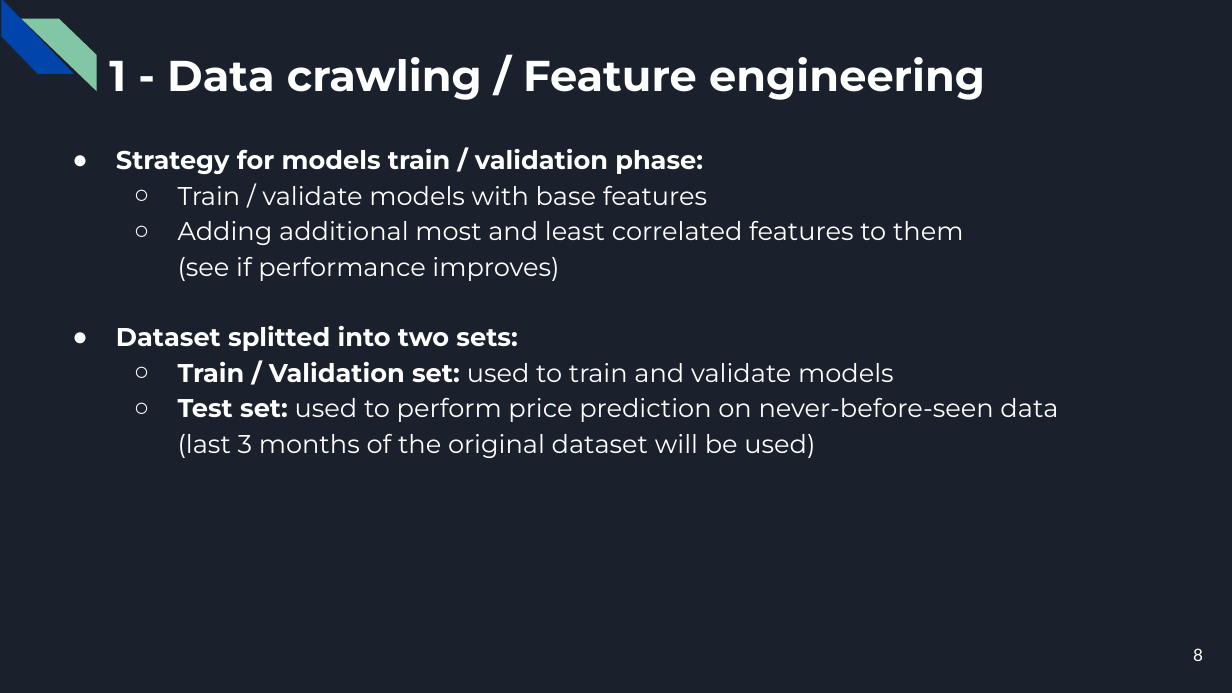
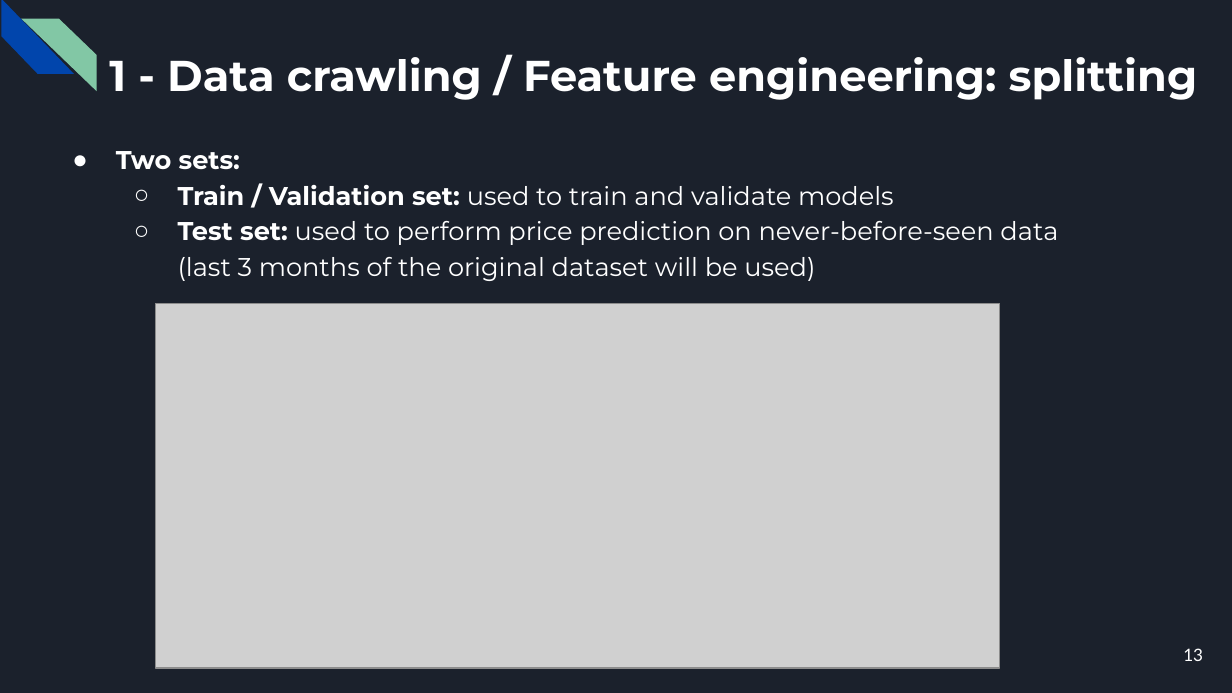
Before and after one commit to CorsiDanilo/bitcoin-price-prediction-with-pyspark, a slide deck: slide 13 of presentation/presentation.pptx (slide 8 before the commit). Drawn at 1232x693 pixels with LibreOffice and Linux fonts; fonts in the diff are those of the drawing; grey boxes stand for pictures. Boxes give left, top, right and bottom in pixels: in the first picture for what was removed or moved away, otherwise in the second. Text is boxed around its words. In the diff, an @@ line names an element or a change of style, - is before the commit and + after.

```diff
--- a/presentation/presentation.pptx
+++ b/presentation/presentation.pptx
@@ title at bbox=[109, 57, 1198, 100]: text changed @@
-1 - Data crawling / Feature engineering
+1 - Data crawling / Feature engineering: splitting
@@ text at bbox=[116, 151, 240, 170]: text changed; bold on @@
-● Strategy for models train / validation phase:
-  ○ Train / validate models with base features
-  ○ Adding additional most and least correlated features to them
-    (see if performance improves)
-● Dataset splitted into two sets:
+● Two sets:
@@ picture added at bbox=[155, 303, 999, 668] @@
@@ page number at bbox=[1183, 648, 1203, 661]: text changed @@
-8
+13
```
Also in this commit, not shown: 13 other slides changed, 5 slides added.
